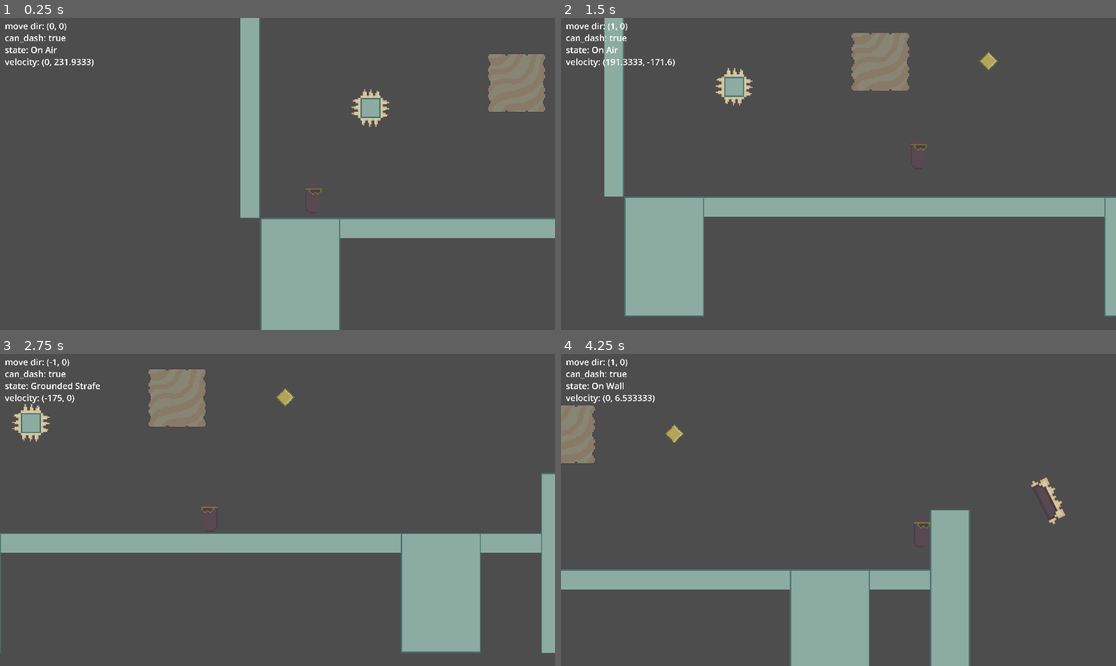
Above: before the commit, frames 1-4 (two rows, left to right).
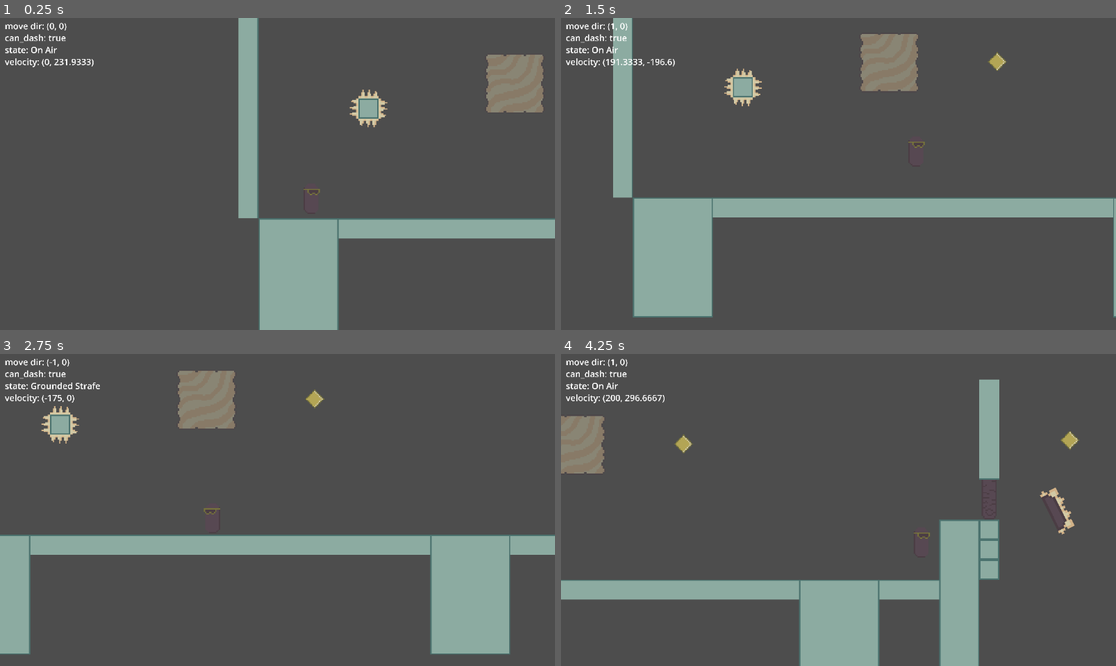
Above: after the commit, the same moments.

Repository: kubooosan/realm-jumper
Game: Godot game, scene res://scenes/stage_0.tscn
Same seed, same stepped clock (60 frames per second), same inputs: the game is played once before the commit and once after it.
Inputs:
- Up to frame 1 (0.25 s): no input
- Up to frame 2 (1.5 s): hold Space (jump) 0.53-1.28 s; hold D (right) from 0.53 s (still down); tap Shift (dash) at 0.6 s; tap Tab (dimension jump) at 0.77 s; tap Space (jump) at 1.35 s
- Up to frame 3 (2.75 s): tap Tab (dimension jump) at 1.52 s; tap Shift (dash) at 1.55, 2.1 s; release D (right) at 2.03 s; hold A (left) from 2.03 s (still down); hold Space (jump) from 2.03 s (still down)
- Up to frame 4 (4.25 s): release A (left) at 2.78 s; release Space (jump) at 2.78 s; hold D (right) from 2.78 s (still down); tap Shift (dash) at 2.85 s; tap Tab (dimension jump) at 3.02, 3.77 s; hold Space (jump) from 3.53 s (still down)

The runs differ from the first frame. In frame 1, 1.6% of the frame differs, in the area x 42-100%, y 0-100%; in frame 2, 5.7%; in frame 3, 11%, in the area x 0-100%, y 4-97%; in frame 4, 10%.

Commit message:
dashgate, tweaked movement
hihihaha

Diff:
--- a/realm-jumper/scenes/stage_0.tscn
+++ b/realm-jumper/scenes/stage_0.tscn
@@ -12,6 +12,8 @@
 [ext_resource type="PackedScene" uid="uid://ohdcer2f8olg" path="res://objects/checkpoint_d0.tscn" id="11_nsuq8"]
 [ext_resource type="Script" path="res://scripts/Objects/RotatingObstacle.gd" id="11_uvr5o"]
 [ext_resource type="Texture2D" uid="uid://dlmxhqvjf6hfk" path="res://assets/evil platform.png" id="12_2y2ka"]
+[ext_resource type="Texture2D" uid="uid://d0jc04rb7xvsr" path="res://assets/dashgate_temp.png" id="13_pk70p"]
+[ext_resource type="Script" path="res://scripts/Objects/DashGate.gd" id="14_3ry31"]
 
 [sub_resource type="TileSetAtlasSource" id="TileSetAtlasSource_7omu3"]
 texture = ExtResource("1_vl6db")
@@ -123,6 +125,9 @@
 [sub_resource type="RectangleShape2D" id="RectangleShape2D_3tmuq"]
 size = Vector2(30, 10)
 
+[sub_resource type="RectangleShape2D" id="RectangleShape2D_5uxeh"]
+size = Vector2(12, 32)
+
 [node name="Stage 0_1" type="Node2D"]
 
 [node name="Camera" type="Camera2D" parent="."]
@@ -132,7 +137,7 @@
 script = ExtResource("4_mac82")
 
 [node name="dimension_0" type="TileMapLayer" parent="."]
-tile_map_data = PackedByteArray("AAABAAIAAAAAAAAAAAABAAMAAAA …(1552 unchanged characters)… BAAAAAAAeAAIAAAABAAAAAAAGAPz/AAAEAAEAAAA=")
+tile_map_data = PackedByteArray("AAABAAIAAAAAAAAAAAABAAMAAAA …(1552 unchanged characters)… BAAAAAAAeAAIAAAABAAAAAAAGAPz/AAAEAAEAAAAiAP//AAAEAAEAAAAiAAAAAAAEAAEAAAAiAAEAAAAEAAEAAAAiAPz/AAABAAIAAAAiAPv/AAABAAEAAAAiAPr/AAABAAEAAAAiAPn/AAABAAEAAAAiAPj/AAABAAEAAAA=")
 tile_set = SubResource("TileSet_847mm")
 
 [node name="Dimension_0_Component" parent="dimension_0" instance=ExtResource("2_d6nld")]
@@ -172,6 +177,15 @@
 [node name="dim1 Dimension Block" parent="." instance=ExtResource("10_smqto")]
 position = Vector2(384, -78)
 
+[node name="dim0 Stamina Orb2" parent="." instance=ExtResource("9_oi5vo")]
+position = Vector2(617, -79)
+
+[node name="dim0 Stamina Orb3" parent="." instance=ExtResource("9_oi5vo")]
+position = Vector2(696, -79)
+
+[node name="dim0 Stamina Orb4" parent="." instance=ExtResource("9_oi5vo")]
+position = Vector2(766, -79)
+
 [node name="dim0 Stamina Orb" parent="." instance=ExtResource("9_oi5vo")]
 
 [node name="dim0 Checkpoint" parent="." instance=ExtResource("11_nsuq8")]
@@ -198,3 +212,16 @@
 
 [node name="Death Collision" type="CollisionPolygon2D" parent="dim0 Rotating Obstacle/Sprite/Death" groups=["Death"]]
 polygon = PackedVector2Array(-14, -4, -18, -4, -18, -2, -16, 8, -6, 10, 8, 10, 18, 8, 20, -2, 20, -4, 16, -5, 16, 4, -14, 4)
+
+[node name="dim0 Dashgate" type="Sprite2D" parent="." node_paths=PackedStringArray("dimension_component")]
+position = Vector2(552, -32)
+texture = ExtResource("13_pk70p")
+script = ExtResource("14_3ry31")
+dimension_component = NodePath("Dimension_0_Component")
+
+[node name="Dimension_0_Component" parent="dim0 Dashgate" instance=ExtResource("2_d6nld")]
+
+[node name="StaticBody2D" type="StaticBody2D" parent="dim0 Dashgate"]
+
+[node name="CollisionShape2D" type="CollisionShape2D" parent="dim0 Dashgate/StaticBody2D"]
+shape = SubResource("RectangleShape2D_5uxeh")
--- a/realm-jumper/scripts/Camera.gd
+++ b/realm-jumper/scripts/Camera.gd
@@ -6,6 +6,7 @@
 
 func _enter_tree() -> void:
 	player = get_parent().get_node("Player")
+	global_position = player.global_position
 
 func _process(delta: float) -> void:
 	if behaviour == 0:
--- /dev/null
+++ b/realm-jumper/scripts/Objects/DashGate.gd
@@ -0,0 +1,29 @@
+class_name DashGate
+extends Sprite2D
+
+@onready var static_body: StaticBody2D = $StaticBody2D
+@export var dimension_component : DimensionComponent
+var player : Player
+
+var is_down : bool : set = toggled_gate
+
+const DASHGATE_DOWN = preload("res://assets/dashgate_temp.png")
+const DASHGATE_UP = preload("res://assets/dashgate_up_temp.png")
+
+func _ready() -> void:
+	player = get_node("../Player")
+	player.dashed.connect(toggle_gate)
+	is_down = true
+
+func toggle_gate():
+	is_down = not is_down
+
+func toggled_gate(new_value):
+	if new_value == true:
+		texture = DASHGATE_DOWN
+		static_body.collision_layer = dimension_component.dimension_origin + 1
+	elif new_value == false:
+		texture = DASHGATE_UP
+		static_body.collision_layer = 0
+	is_down = new_value
+	print(static_body.collision_layer)
--- a/realm-jumper/scripts/Player.gd
+++ b/realm-jumper/scripts/Player.gd
@@ -7,10 +7,11 @@
 var move_speed : float = 175.0
 
 var can_jump : bool
-var jump_speed : float = 250
+var jump_speed : float = 275
 
 var can_dash : bool
-var dash_speed : float = 300
+var dash_speed : float = 350
+signal dashed
 var jumping_from_wall
 var facing_right : bool = true
 
--- a/realm-jumper/scripts/States/Player States/PlayerDashing.gd
+++ b/realm-jumper/scripts/States/Player States/PlayerDashing.gd
@@ -3,7 +3,7 @@
 
 var dash_direction : Vector2
 var dash_timer
-@export var max_dash_timer = 0.1
+@export var max_dash_timer = 0.14
 
 var player : Player
 
@@ -17,6 +17,11 @@
 		if player.facing_right: dash_direction = Vector2(1,0)
 		else: dash_direction = Vector2(-1, 0)
 	player.can_dash = false
+	player.dashed.emit()
+
+func Update(_delta : float):
+	if Input.is_action_just_pressed("dash") and player.can_dash:
+		Transitioned.emit(self, "dashing")
 
 func Physics_Update(_delta : float):
 	dash_timer -= _delta
--- a/realm-jumper/scripts/States/Player States/PlayerGroundStrafe.gd
+++ b/realm-jumper/scripts/States/Player States/PlayerGroundStrafe.gd
@@ -8,19 +8,15 @@
 	if player.is_on_floor(): player.reset_stamina()
 
 func Update(_delta : float):
-	print("grounded: ", player.velocity.x)
-	if not player.is_on_floor():
-		Transitioned.emit(self, "on air")
-	elif player.velocity.x == 0:
-		Transitioned.emit(self, "idle")
-
 	# Input Handling
 	if Input.is_action_just_pressed("jump"):
 		Transitioned.emit(self, "on air")
 	if Input.is_action_just_pressed("dash") and player.can_dash:
 		Transitioned.emit(self, "dashing")
 
-	#if player.wall_cast.is_colliding():
-		#Transitioned.emit(self, "on wall")
+	if not player.is_on_floor():
+		Transitioned.emit(self, "on air")
+	elif player.velocity.x == 0:
+		Transitioned.emit(self, "idle")
 
 	player.velocity.x = player.move_dir.x * player.move_speed
--- a/realm-jumper/scripts/States/Player States/PlayerOnAir.gd
+++ b/realm-jumper/scripts/States/Player States/PlayerOnAir.gd
@@ -9,7 +9,7 @@
 var is_jumping : bool
 
 var initial_velocity : Vector2
-var max_air_velocity = Vector2(350, 850)
+var max_air_velocity = Vector2(200, 850)
 
 func Enter():
 	player = get_node("../..")
@@ -23,15 +23,17 @@
 	else: is_jumping = false
 
 func Update(_delta : float):
+	# Input Handling
+	if Input.is_action_just_released("jump"):
+		is_jumping = false
+	if Input.is_action_just_pressed("dash") and player.can_dash:
+		Transitioned.emit(self, "dashing")
 	if is_jumping and Input.is_action_pressed("jump"):
 		jump_timer -= _delta
 		if jump_timer > 0:
 			player.velocity.y = -player.jump_speed
 	elif player.is_on_floor():
 		Transitioned.emit(self, "idle")
-
-	if Input.is_action_just_released("jump"):
-		is_jumping = false
 
 func Physics_Update(_delta : float):
 	# Gravity is bigger when falling
@@ -59,7 +61,3 @@
 
 	# Wall check
 	if player.wall_cast.is_colliding(): Transitioned.emit(self, "on wall")
-
-	# Input Handling
-	if Input.is_action_just_pressed("dash") and player.can_dash:
-		Transitioned.emit(self, "dashing")
--- a/realm-jumper/scripts/States/Player States/PlayerOnWall.gd
+++ b/realm-jumper/scripts/States/Player States/PlayerOnWall.gd
@@ -26,10 +26,10 @@
 				if player.facing_right: player.velocity.x = -250
 				else: player.velocity.x = 250
 				Transitioned.emit(self, "on air")
-			else:
-				player.velocity.y = -250
-				await get_tree().process_frame
-				Transitioned.emit(self, "on air")
+			#else:
+				#player.velocity.y = -250
+				#await get_tree().process_frame
+				#Transitioned.emit(self, "on air")
 	if player.is_on_floor():
 		Transitioned.emit(self, "idle")
 	else:
Binary file added: realm-jumper/aseprite/dashgate_temp.aseprite
Binary file added: realm-jumper/aseprite/rotating platform of DEATH.aseprite
Binary file added: realm-jumper/assets/dashgate_temp.png
Not shown, added: realm-jumper/assets/dashgate_temp.png.import
Binary file added: realm-jumper/assets/dashgate_up_temp.png
Not shown, added: realm-jumper/assets/dashgate_up_temp.png.import
Not shown: 1 places in realm-jumper/scenes/stage_0.tscn that only renumber resources
